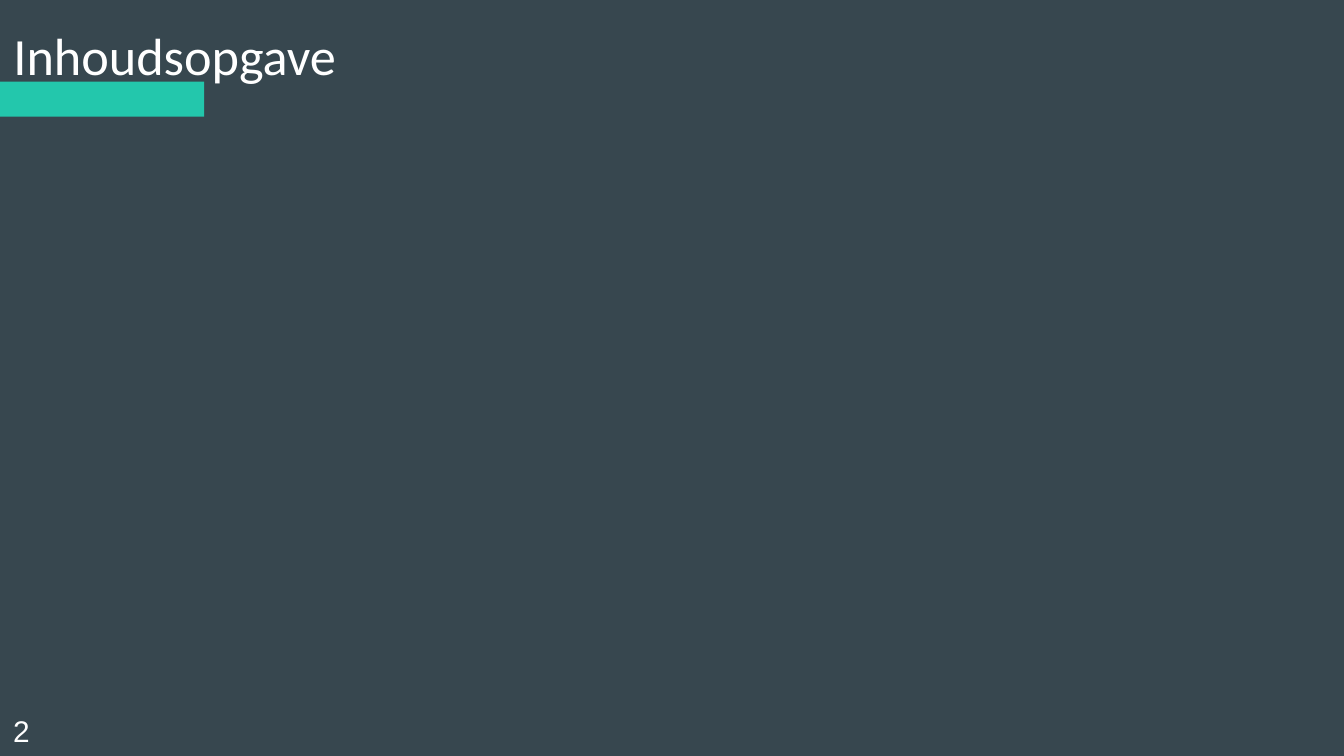
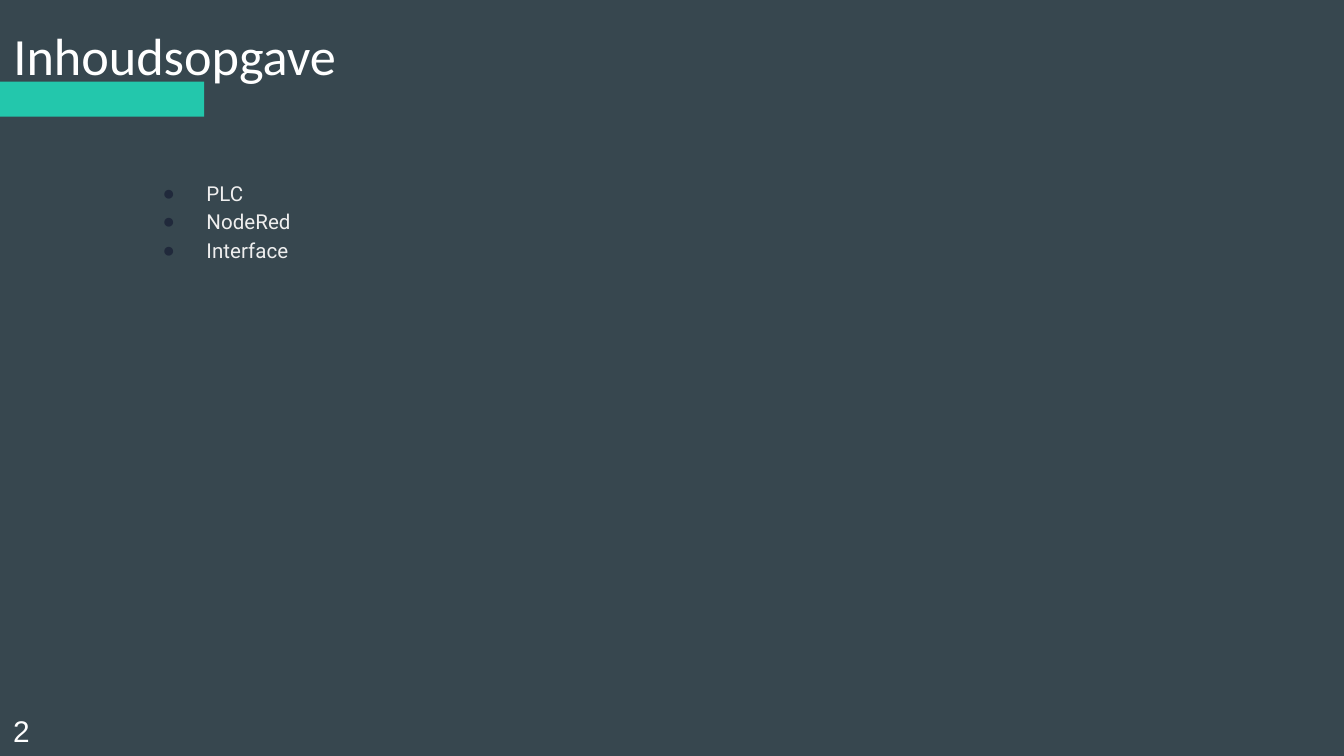
Before and after one commit to Koffiejoe/IA-EnOcean, a slide deck: slide 2 of Presentaties/5Wekelijkse PowerPoint/ppt_enocean.pptx. Drawn at 1344x756 pixels with LibreOffice and Linux fonts; fonts in the diff are those of the drawing. Boxes give left, top, right and bottom in pixels: in the first picture for what was removed or moved away, otherwise in the second. Text is boxed around its words. In the diff, an @@ line names an element or a change of style, - is before the commit and + after.

```diff
--- a/Presentaties/5Wekelijkse PowerPoint/ppt_enocean.pptx
+++ b/Presentaties/5Wekelijkse PowerPoint/ppt_enocean.pptx
@@ subtitle added at (206, 186, 290, 258), 11 pt, text #EFEFEF @@
+● PLC
+● NodeRed
+● Interface
```
Also in this commit, not shown: 2 other slides changed, 1 slide removed, 2 other files.
